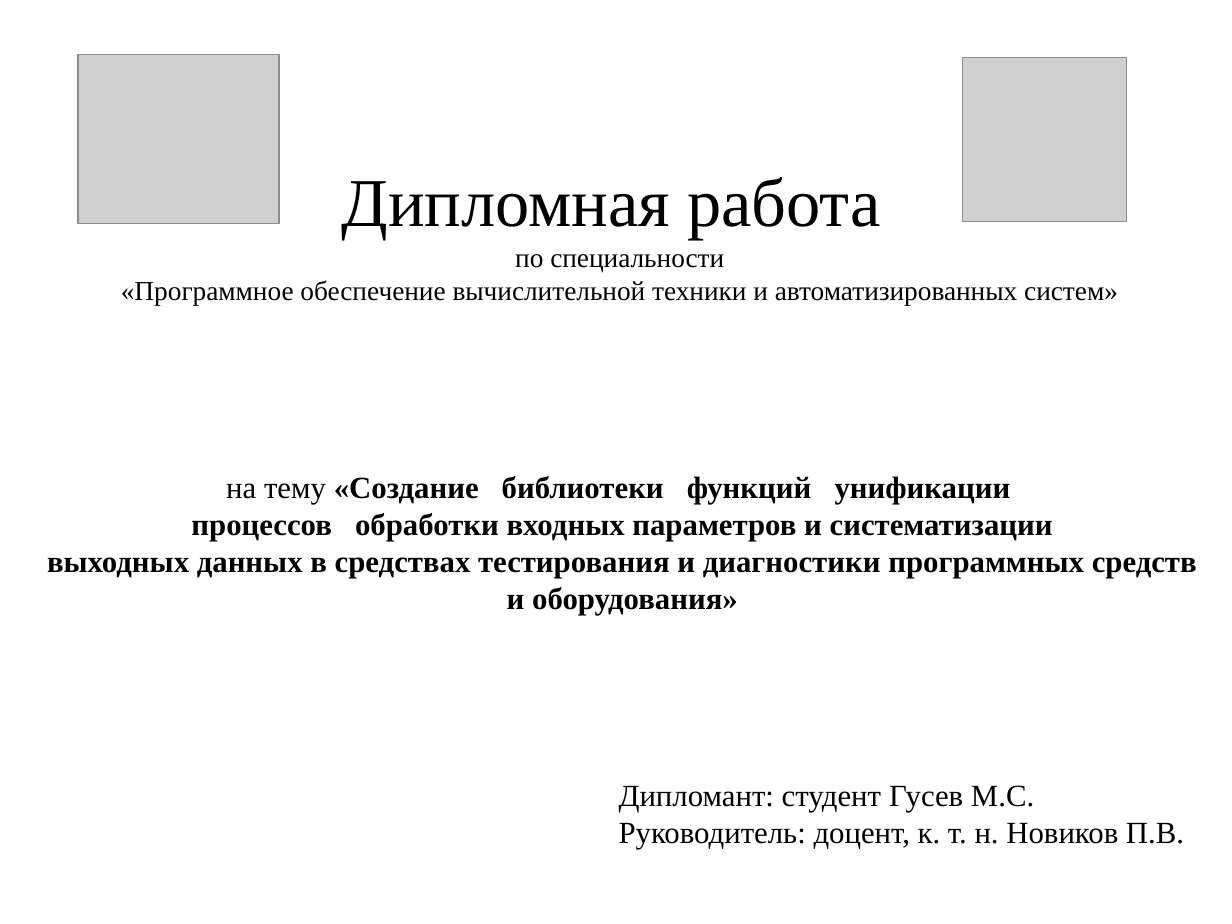
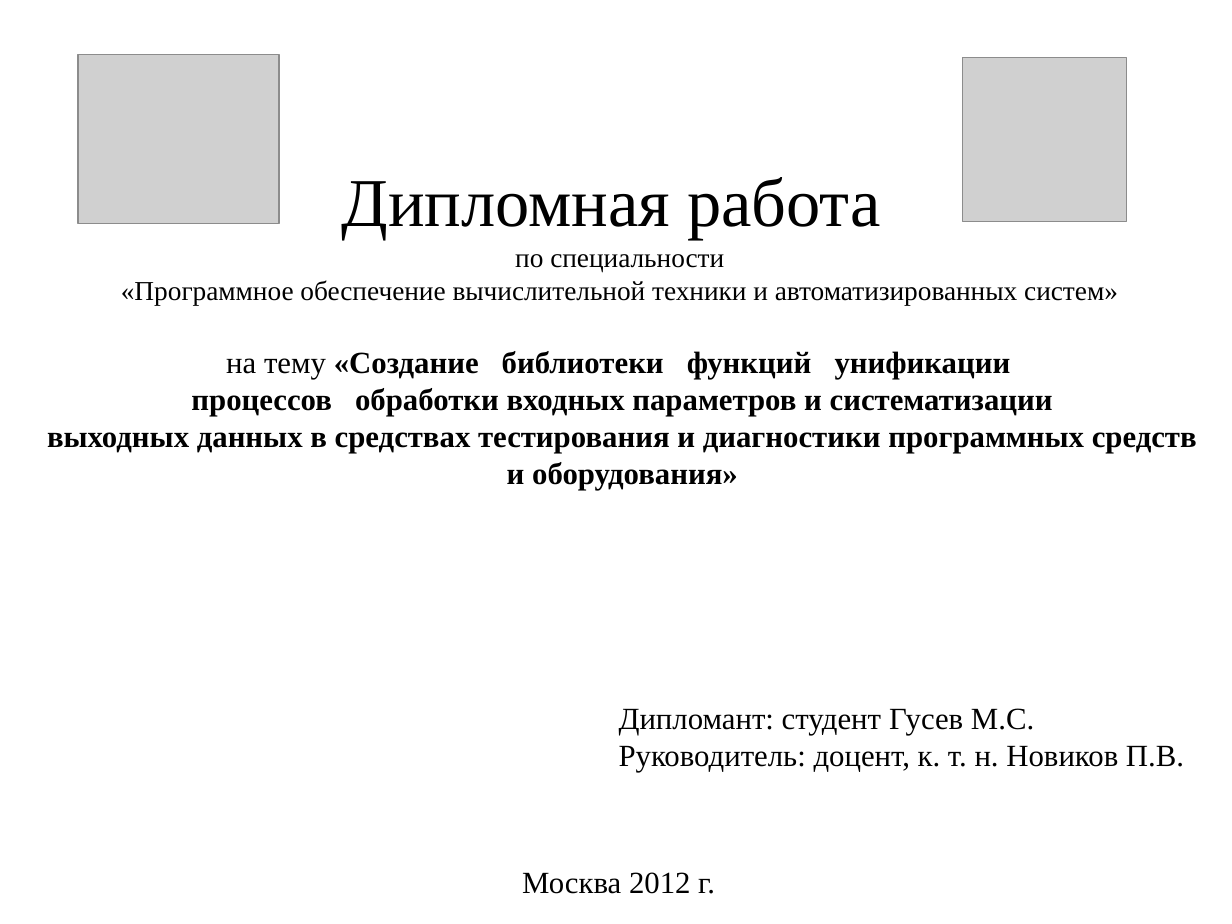
Before and after one commit to nwcfang/diplom_report, a slide deck: slide 1 of presentation/presentation.pptx. Drawn at 1232x924 pixels with LibreOffice and Linux fonts; fonts in the diff are those of the drawing; grey boxes stand for pictures. Boxes give left, top, right and bottom in pixels: in the first picture for what was removed or moved away, otherwise in the second. Text is boxed around its words. In the diff, an @@ line names an element or a change of style, - is before the commit and + after.

```diff
--- a/presentation/presentation.pptx
+++ b/presentation/presentation.pptx
@@ text "на тему «Создание библиотеки функций ...": place and size @@
-text "на тему «Создание библиотеки функций ..." at (47,476,1197,615)
+text "на тему «Создание библиотеки функций ..." at (47,351,1197,490)
@@ text "Дипломант: студент Гусев М.С.": place and size @@
-text "Дипломант: студент Гусев М.С." at (619,785,1184,849)
+text "Дипломант: студент Гусев М.С." at (619,708,1184,772)
@@ text added at (522,872,715,894), 18 pt, text #000000 @@
+Москва 2012 г.
```
Also in this commit, not shown: 1 other slide changed, 1 slide added, 2 other files.
